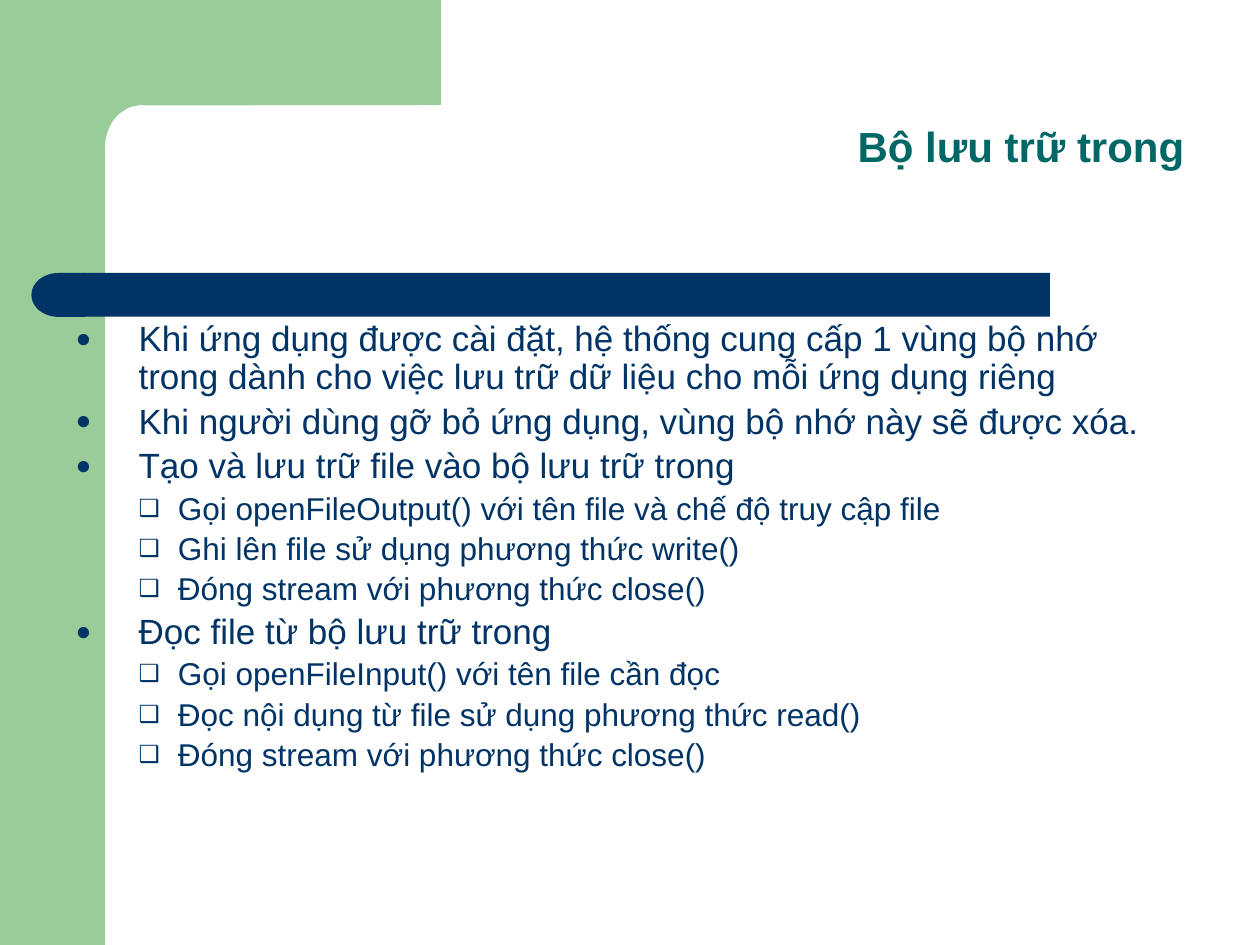
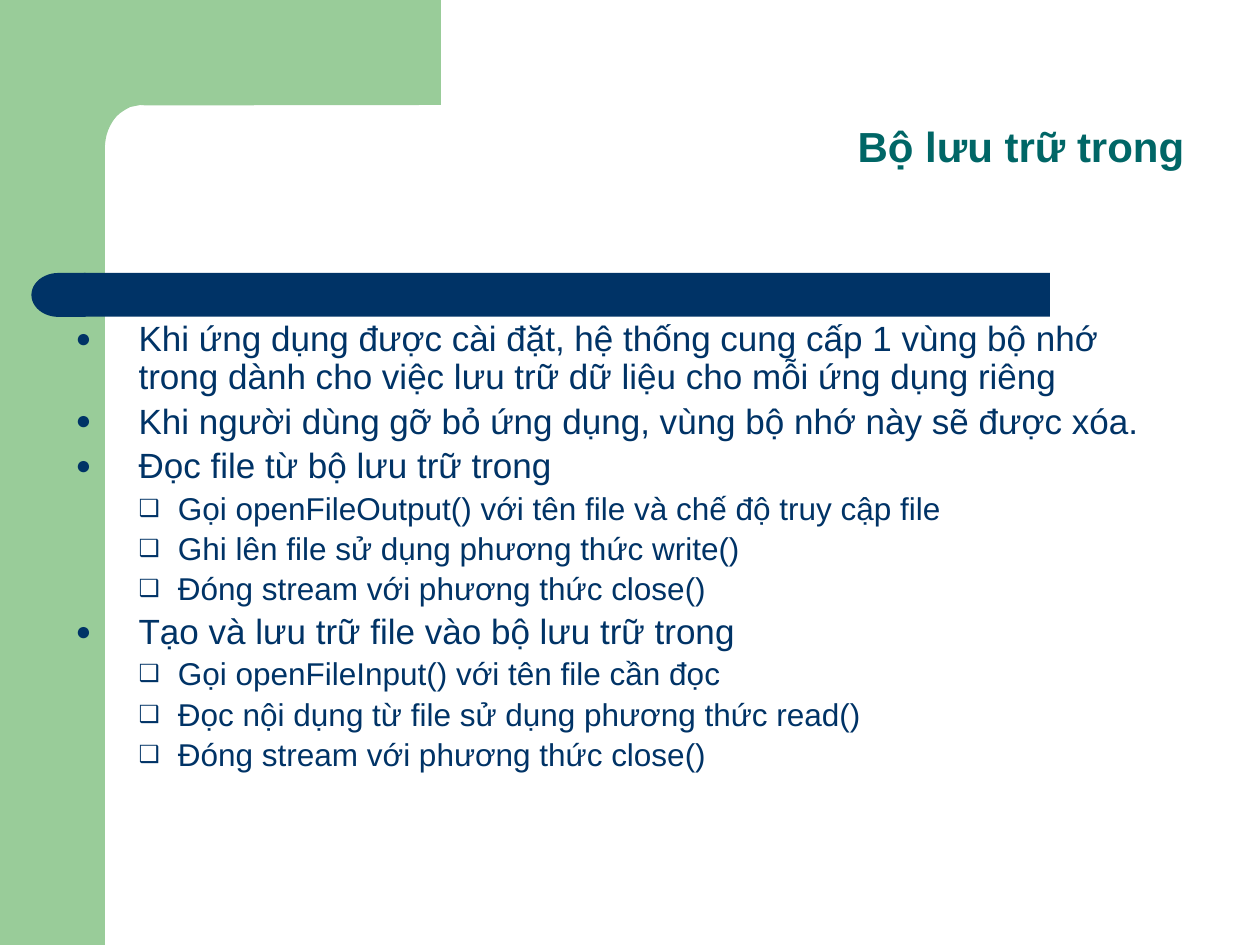
Before and after one commit to Timon-CHP/t3hand, a slide deck: slide 6 of lessions/Android_Par04_SharePreference_File.pptx. Drawn at 1260x945 pixels with LibreOffice and Linux fonts; fonts in the diff are those of the drawing. Boxes give left, top, right and bottom in pixels: in the first picture for what was removed or moved away, otherwise in the second. Text is boxed around its words. In the diff, an @@ line names an element or a change of style, - is before the commit and + after.

```diff
--- a/lessions/Android_Par04_SharePreference_File.pptx
+++ b/lessions/Android_Par04_SharePreference_File.pptx
@@ text at <box>139,452,552,485</box>: text changed @@
-● Tạo và lưu trữ file vào bộ lưu trữ trong
+● Đọc file từ bộ lưu trữ trong
@@ text at <box>139,618,735,651</box>: text changed @@
-● Đọc file từ bộ lưu trữ trong
+● Tạo và lưu trữ file vào bộ lưu trữ trong
```
Also in this commit, not shown: 4 other slides changed.
